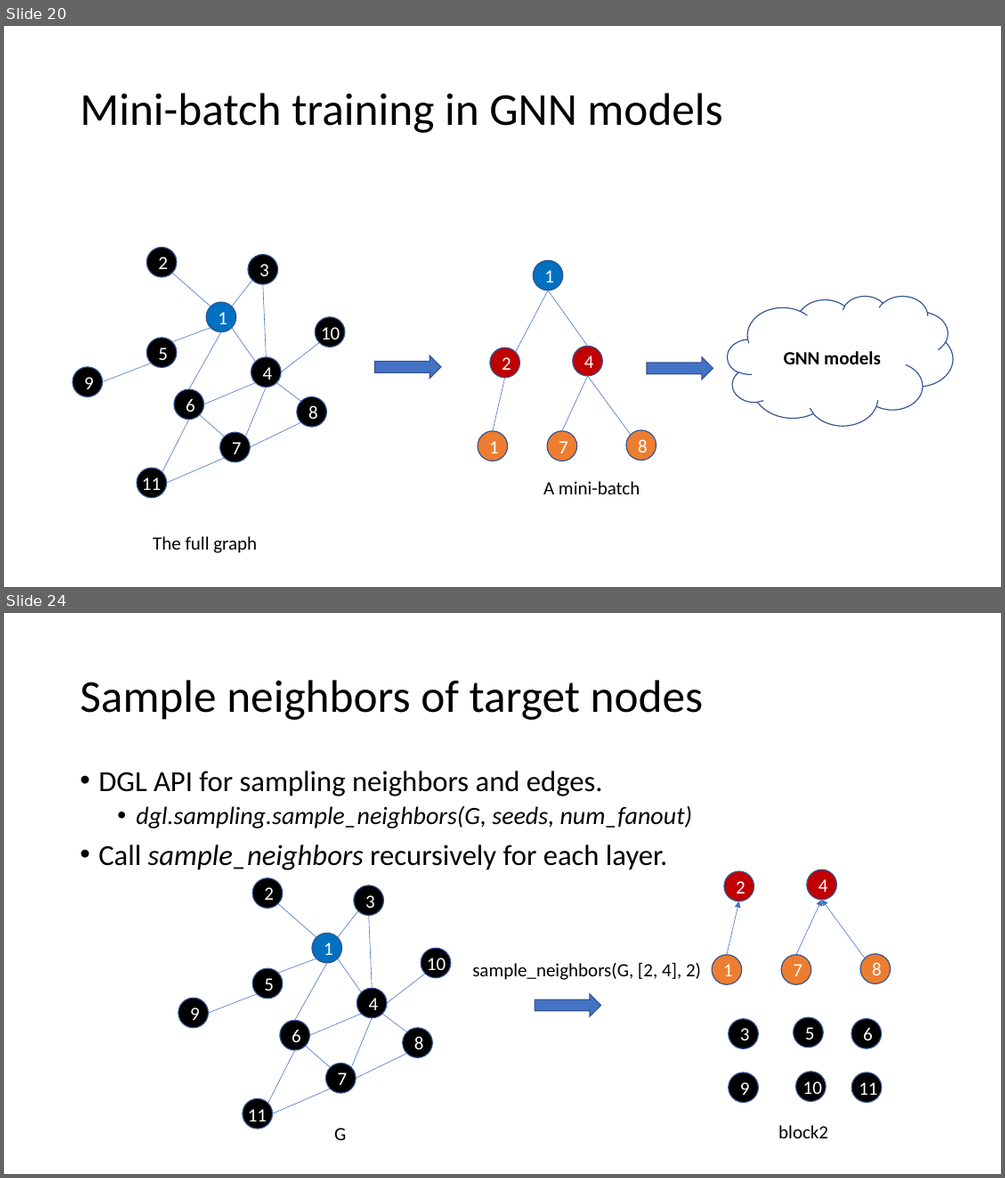
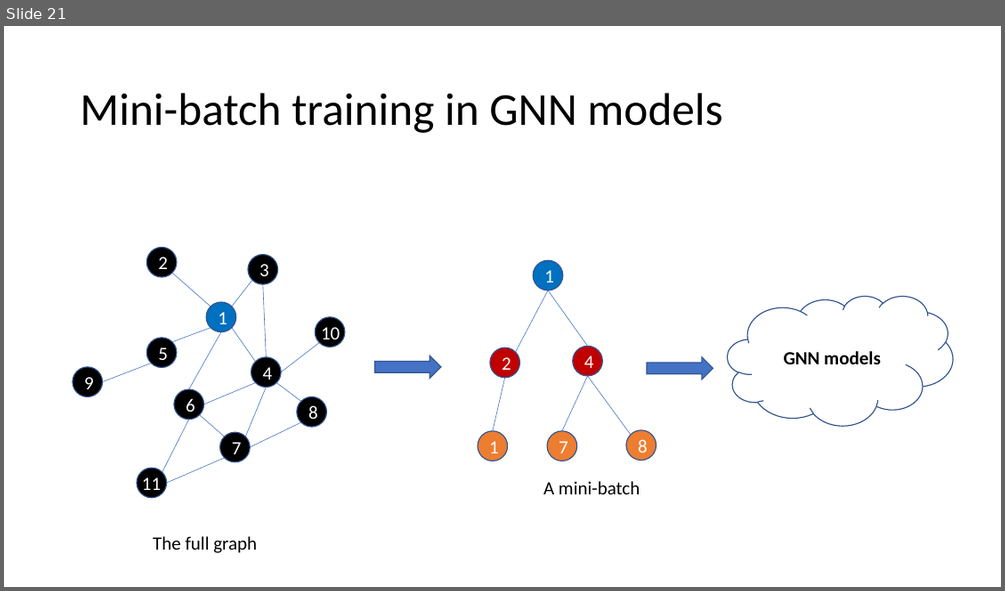
Before and after one commit to dglai/WWW20-Hands-on-Tutorial, a slide deck: large_graphs/sampling.pptx. Shown one above the other, each under a label of ours: slides 20 and 24 before the commit, slide 21 after it; the slides between them are not shown. The pictures are 1005x1178 and 1005x591 pixels, drawn with LibreOffice and Linux fonts; fonts in the diff are those of the drawing. Boxes give left, top, right and bottom in pixels: in the first picture for what was removed or moved away, otherwise in the second. Text is boxed around its words. In the diff, an @@ line names an element or a change of style, - is before the commit and + after.

```diff
--- a/large_graphs/sampling.pptx
+++ b/large_graphs/sampling.pptx
@@ slide 24 removed at [4,613,1001,1174], background #FFFFFF @@
@@ title removed at [80,680,704,720] @@
-Sample neighbors of target nodes
@@ text removed at [98,771,693,870] @@
-• DGL API for sampling neighbors and edges.
-  • dgl.sampling.sample_neighbors(G, seeds, num_fanout)
-• Call sample_neighbors recursively for each layer.
@@ ellipse removed at [724,871,754,900] @@
-2
@@ ellipse removed at [807,869,837,900] @@
-4
@@ arrow removed from (727, 955) to (739, 900) @@
@@ arrow removed from (796, 955) to (822, 900) @@
@@ arrow removed from (865, 958) to (822, 900) @@
@@ ellipse removed at [712,955,742,985] @@
-1
@@ ellipse removed at [781,955,811,985] @@
-7
@@ ellipse removed at [860,954,890,984] @@
-8
@@ text removed at [472,962,701,980] @@
-sample_neighbors(G, [2, 4], 2)
@@ right arrow removed at [535,994,601,1016] @@
@@ ellipse removed at [728,1019,759,1049] @@
-3
@@ ellipse removed at [793,1018,824,1047] @@
-5
@@ ellipse removed at [851,1018,882,1048] @@
-6
@@ group removed at [178,878,451,1128]: 15 lines, 11 ellipses, 2 texts @@
-1
-2
-6
-7
-5
-3
-4
-9
-8
-10
-11
@@ ellipse removed at [728,1072,759,1102] @@
-9
@@ ellipse removed at [796,1071,825,1102] @@
@@ text removed at [803,1081,822,1099] @@
-10
@@ ellipse removed at [852,1072,882,1102] @@
@@ text removed at [858,1082,877,1100] @@
-11
@@ text removed at [334,1127,346,1140] @@
-G
@@ text removed at [778,1125,828,1138] @@
-block2
@@ what was slide 20 is now slide 21 @@
```
Also in this commit, not shown: 4 slides changed, 1 slide added, 9 other slides removed, 2 other files.
